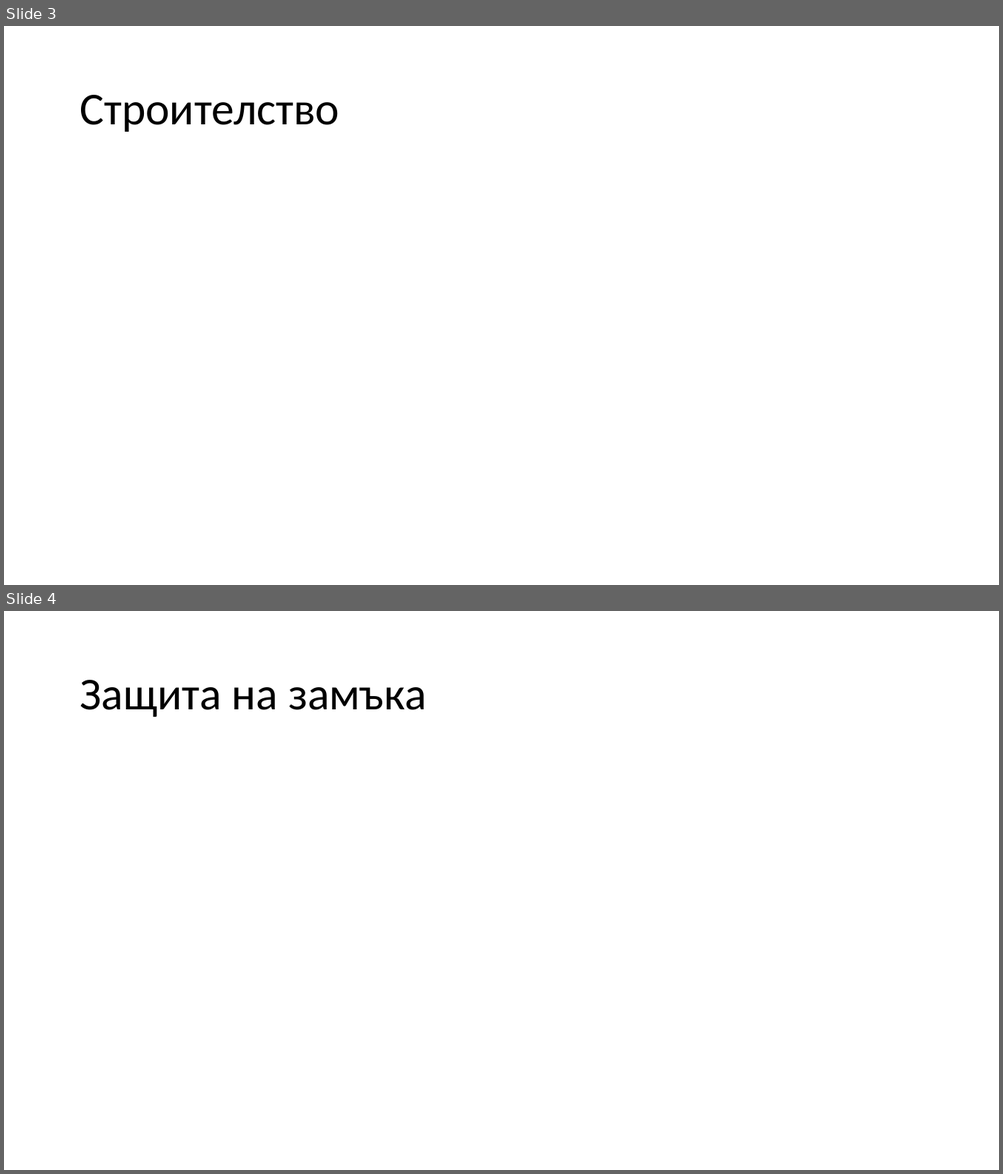
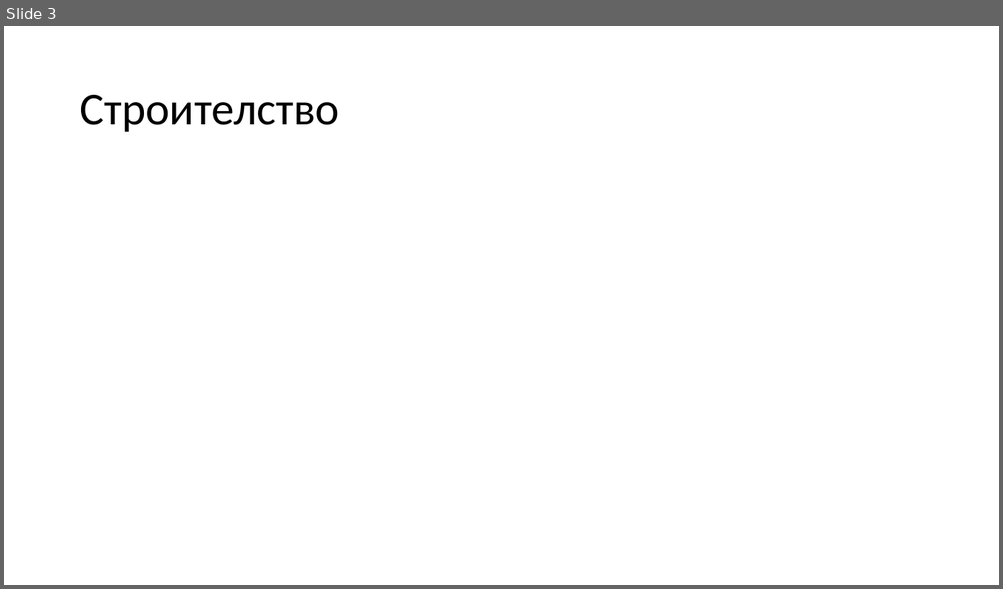
Before and after one commit to zahari02/Prezentaciq, a slide deck: Замъците в Средновековието.pptx. Shown one above the other, each under a label of ours: slides 3 and 4 before the commit, slide 3 after it. The pictures are 1003x1174 and 1003x589 pixels, drawn with LibreOffice and Linux fonts; fonts in the diff are those of the drawing. Boxes give left, top, right and bottom in pixels: in the first picture for what was removed or moved away, otherwise in the second. Text is boxed around its words. In the diff, an @@ line names an element or a change of style, - is before the commit and + after.

```diff
--- a/Замъците в Средновековието.pptx
+++ b/Замъците в Средновековието.pptx
@@ slide 4 removed at bbox=[4, 611, 999, 1170], background #FFFFFF @@
@@ title removed at bbox=[79, 680, 427, 717] @@
-Защита на замъка
```
Also in this commit, not shown: 1 slide changed, 3 slides added.
